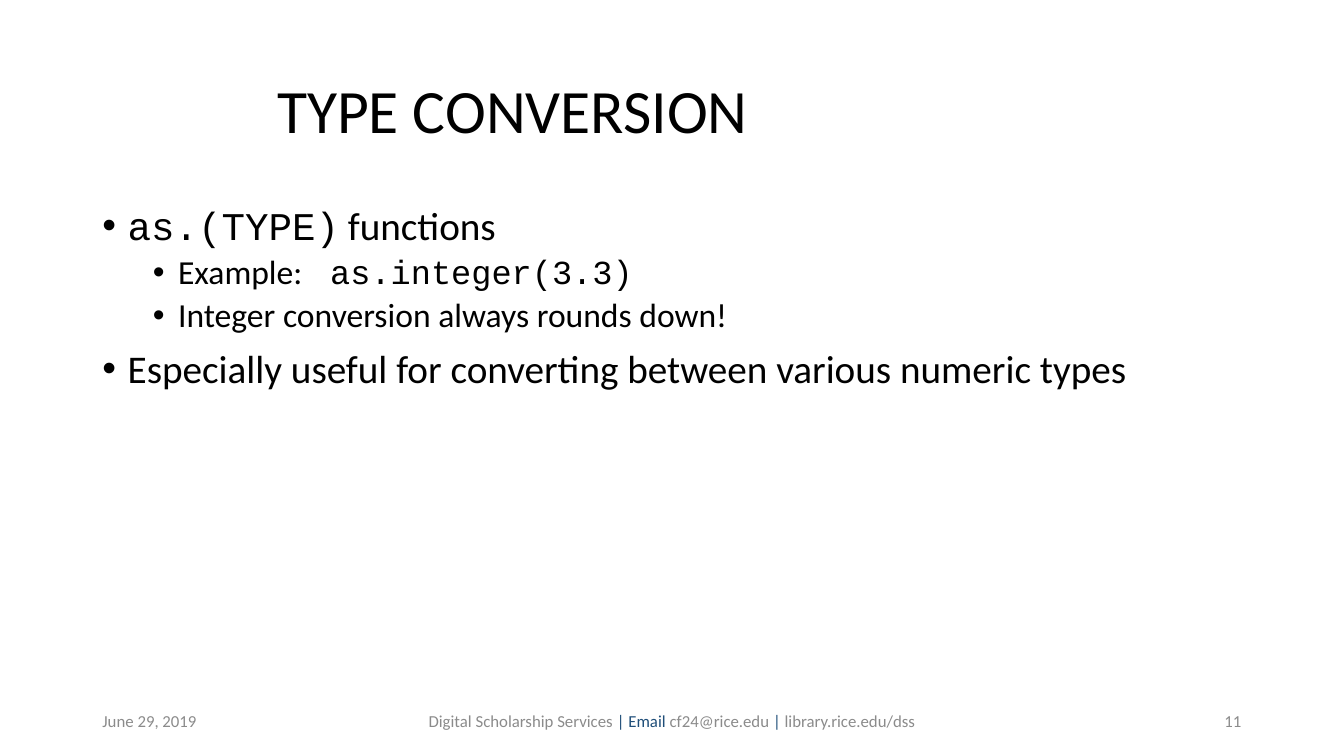
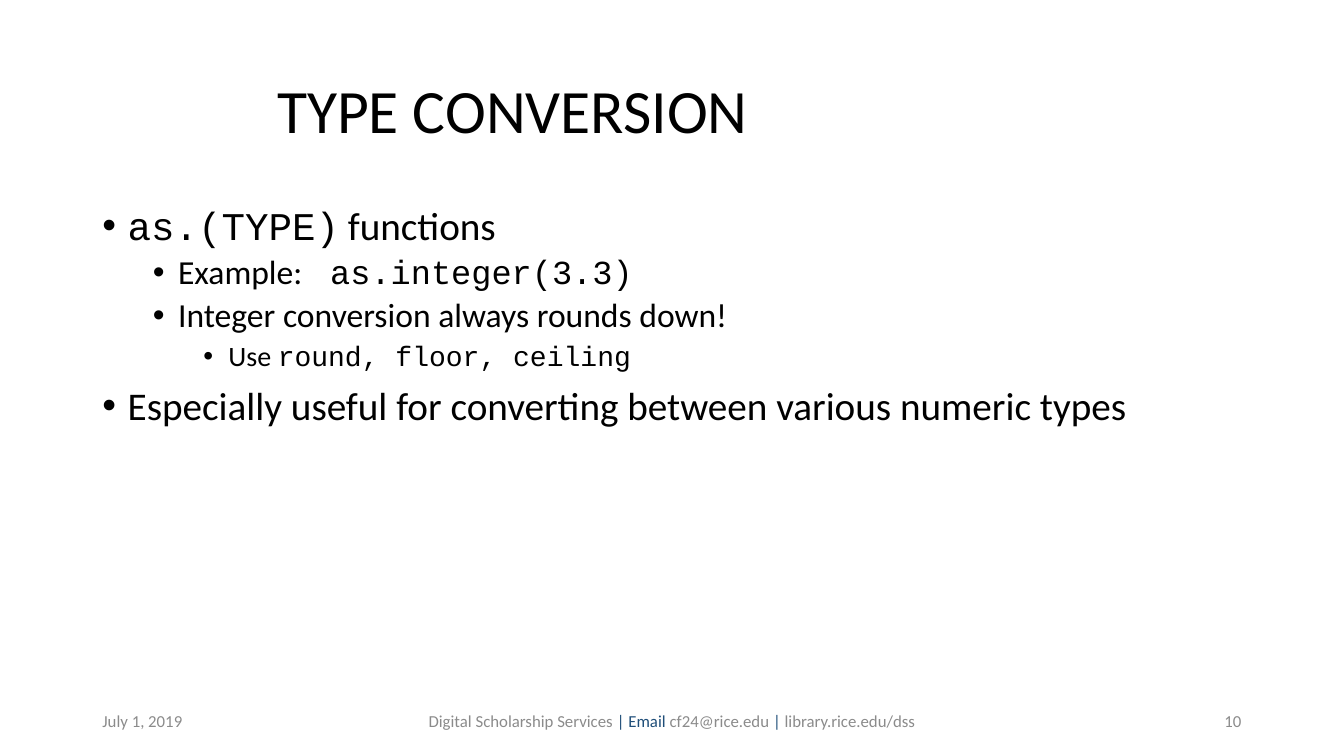
Before and after one commit to bakitybacon/rice-data-and-donuts, a slide deck: slide 10 of introR/Introduction to R.pptx (slide 11 before the commit). Drawn at 1344x756 pixels with LibreOffice and Linux fonts; fonts in the diff are those of the drawing; background and template pictures are left out. Boxes give left, top, right and bottom in pixels: in the first picture for what was removed or moved away, otherwise in the second. Text is boxed around its words. In the diff, an @@ line names an element or a change of style, - is before the commit and + after.

```diff
--- a/introR/Introduction to R.pptx
+++ b/introR/Introduction to R.pptx
@@ text at box(228, 346, 631, 372): paragraph added @@
+    • Use round, floor, ceiling
@@ text at box(102, 715, 182, 730): text changed @@
-June 29, 2019
+July 1, 2019
@@ page number at box(1224, 716, 1241, 727): text changed @@
-11
+10
```
Also in this commit, not shown: 39 other slides changed, 2 slides removed.
